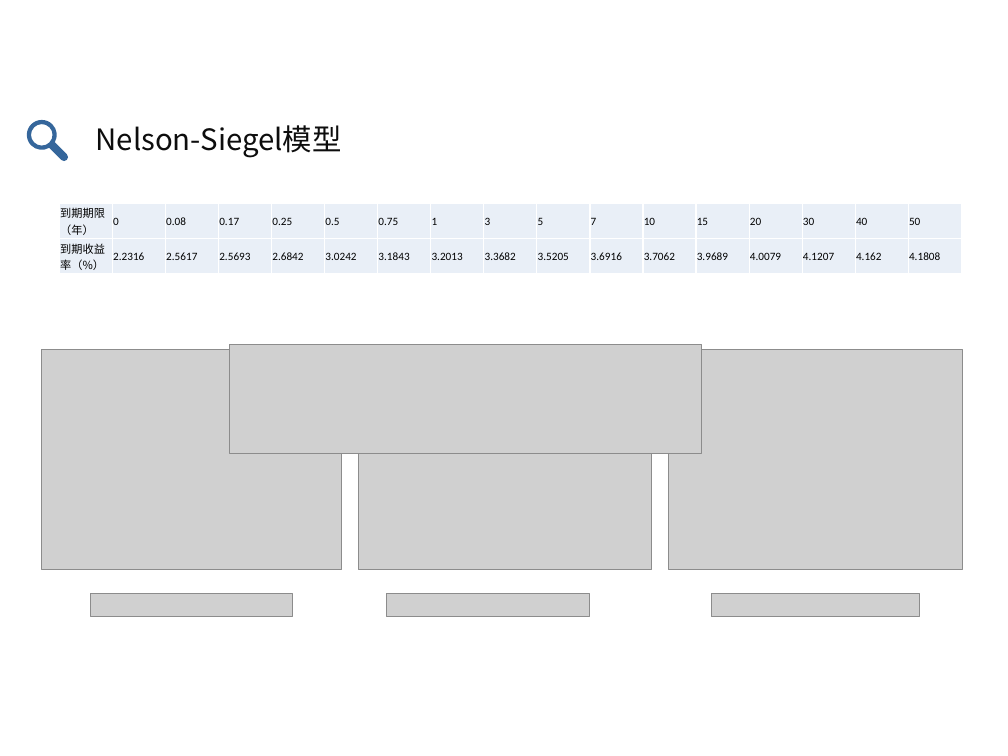
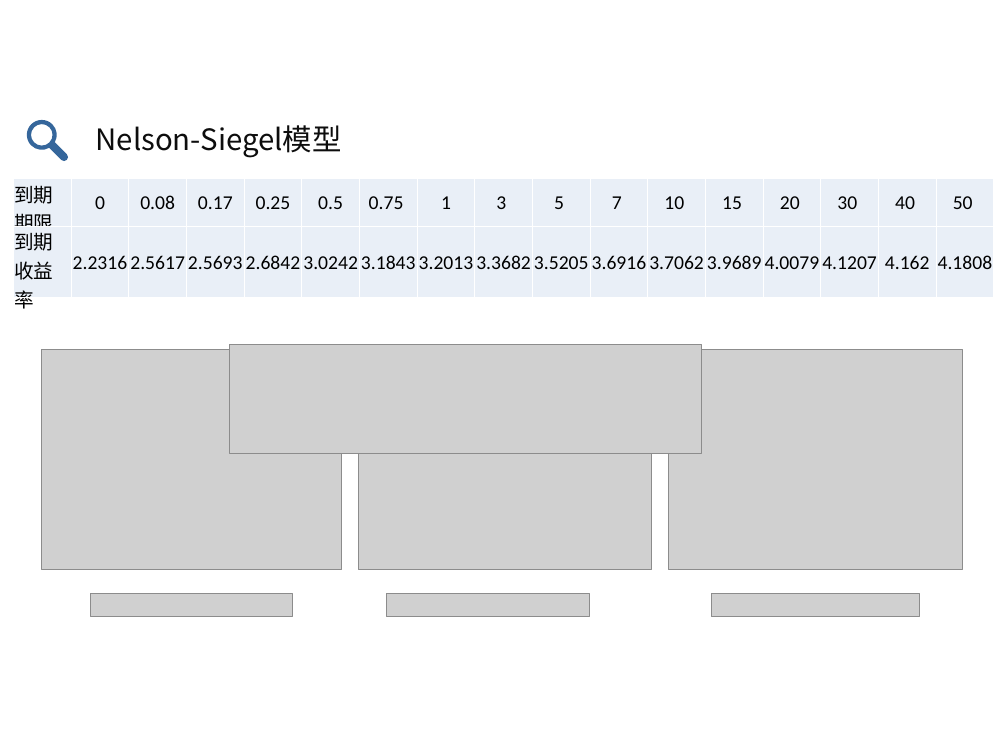
Before and after one commit to zhongdeming428/graduation-design, a slide deck: slide 19 of 阶段性报告/毕设答辩.pptx. Drawn at 1008x756 pixels with LibreOffice and Linux fonts; fonts in the diff are those of the drawing; grey boxes stand for pictures. Boxes give left, top, right and bottom in pixels: in the first picture for what was removed or moved away, otherwise in the second. Text is boxed around its words. In the diff, an @@ line names an element or a change of style, - is before the commit and + after.

```diff
--- a/阶段性报告/毕设答辩.pptx
+++ b/阶段性报告/毕设答辩.pptx
@@ table at [13,178,990,313] @@
-row 1, column 1: 到期期限（年）
+row 1, column 1: 到期期限
-row 2, column 1: 到期收益率（%）
+row 2, column 1: 到期收益率
@@ size 8 to 14 pt @@
@@ alignment left to centre @@
@@ table: place and size @@
-table at [59,203,968,274]
+table at [13,178,990,313]
```
Also in this commit, not shown: 17 other slides changed, 3 slides added, 4 slides removed.
